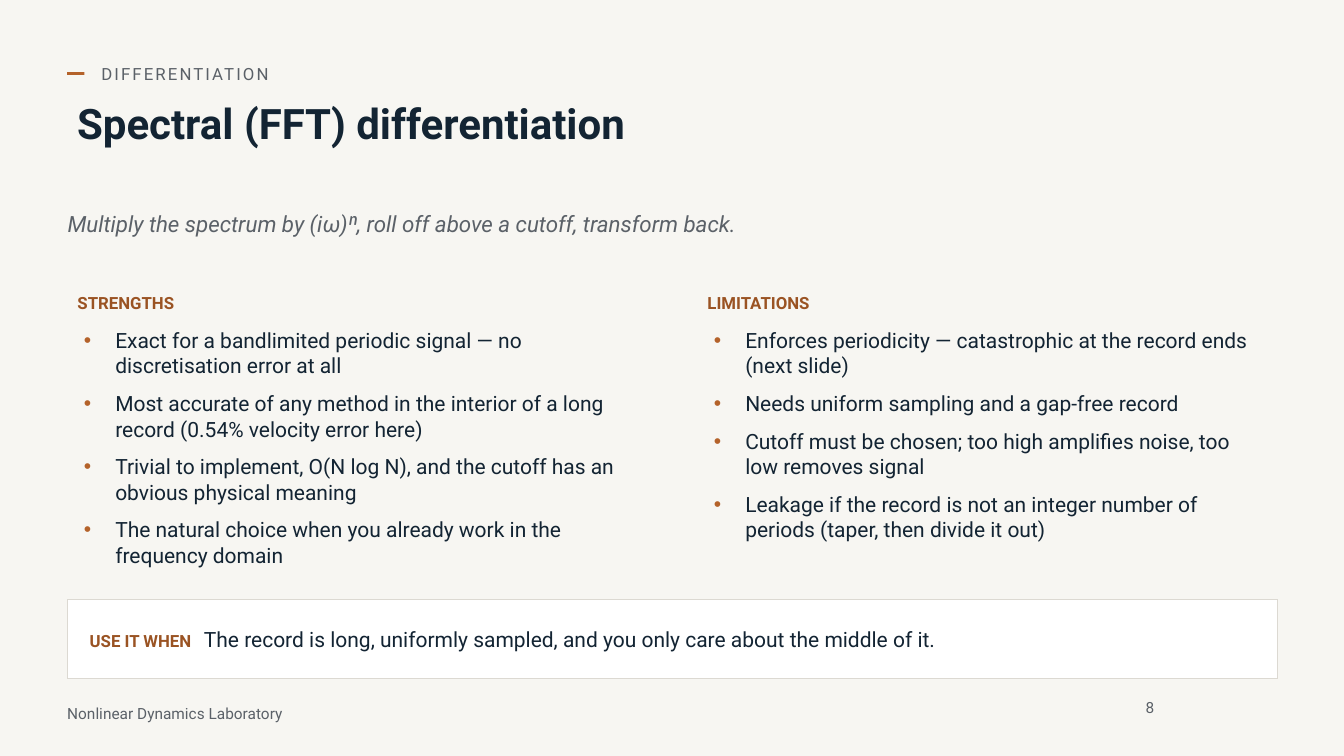
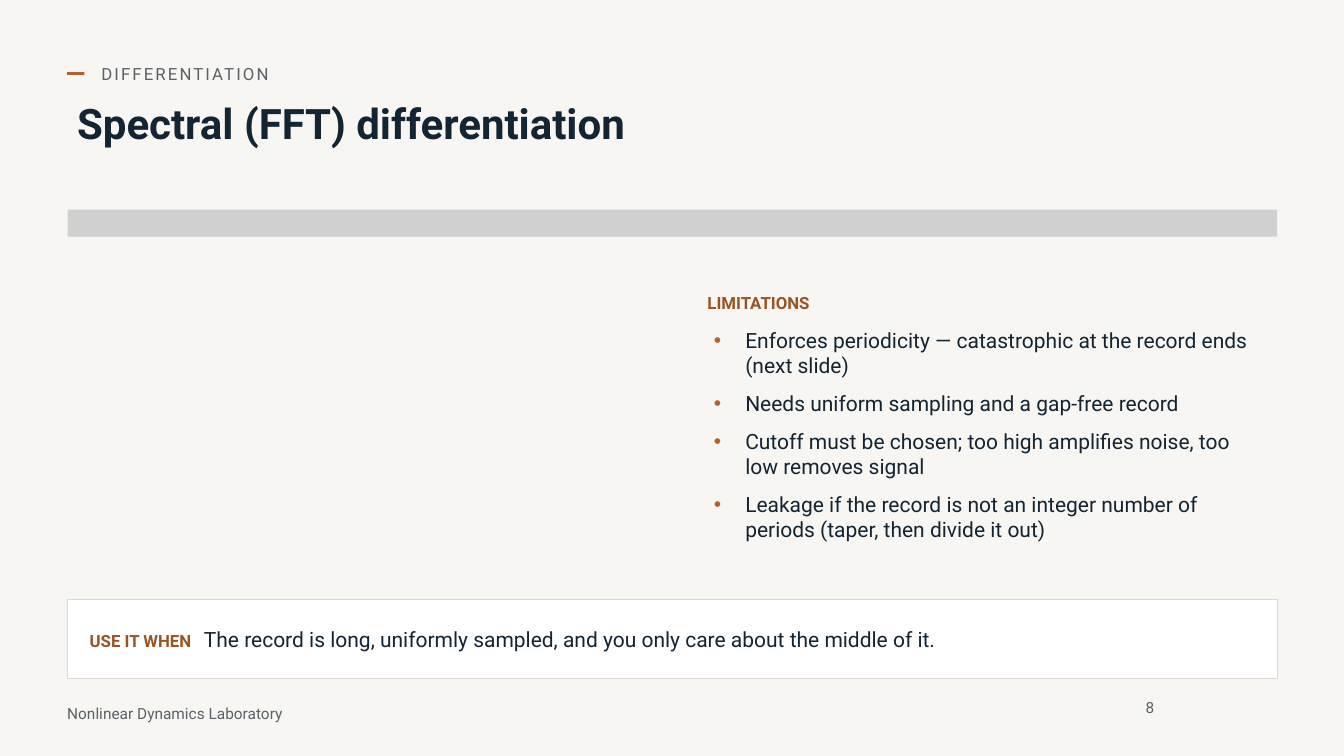
Before and after one commit to nld-uri/kinematics-toolbox, a slide deck: slide 8 of talk/differentiation_integration_talk.pptx. Drawn at 1344x756 pixels with LibreOffice and Linux fonts; fonts in the diff are those of the drawing; grey boxes stand for pictures; background and template pictures are left out. Boxes give left, top, right and bottom in pixels: in the first picture for what was removed or moved away, otherwise in the second. Text is boxed around its words. In the diff, an @@ line names an element or a change of style, - is before the commit and + after.

```diff
--- a/talk/differentiation_integration_talk.pptx
+++ b/talk/differentiation_integration_talk.pptx
@@ text removed at bbox=[68, 214, 736, 237] @@
-Multiply the spectrum by (iω)ⁿ, roll off above a cutoff, transform back.
@@ picture added at bbox=[68, 210, 1277, 237] @@
@@ text removed at bbox=[77, 297, 614, 568] @@
-STRENGTHS
-• Exact for a bandlimited periodic signal — no discretisation error at all
-• Most accurate of any method in the interior of a long record (0.54% velocity error here)
-• Trivial to implement, O(N log N), and the cutoff has an obvious physical meaning
-• The natural choice when you already work in the frequency domain
```
Also in this commit, not shown: 18 other slides changed, 1 other file.
